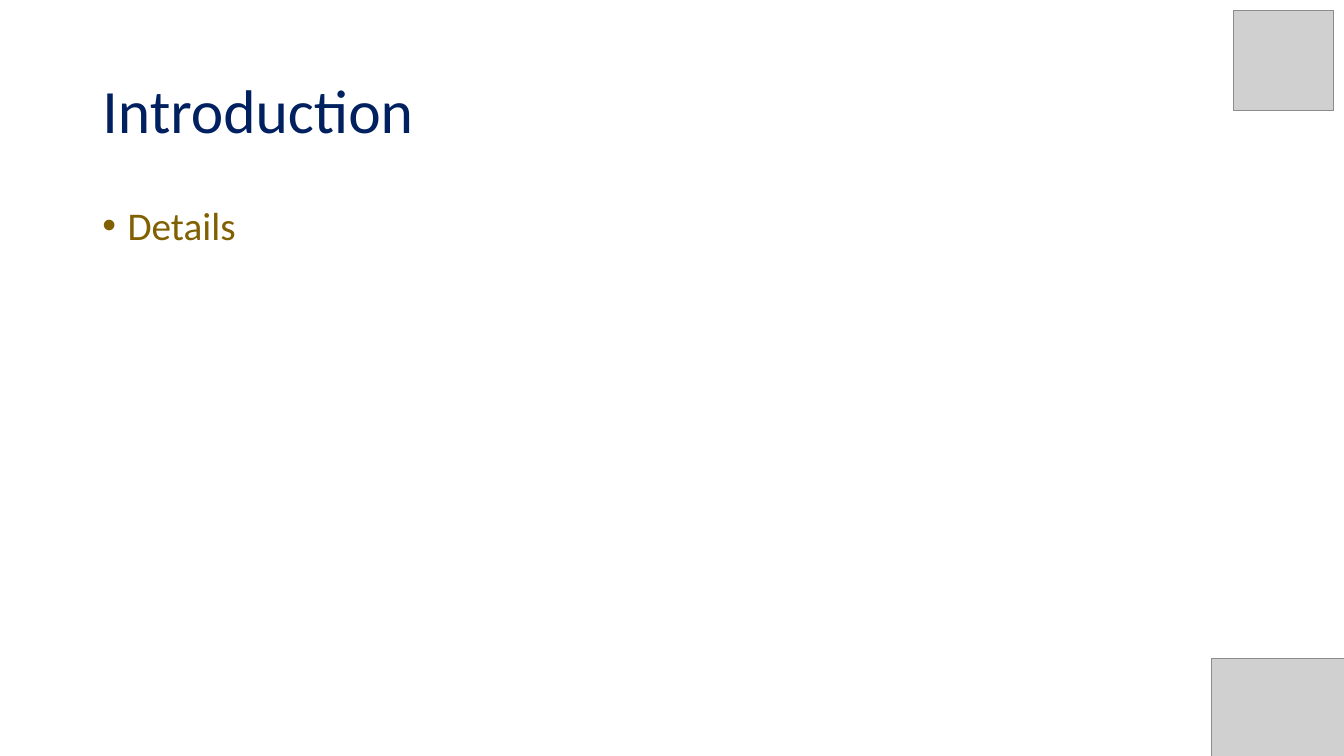
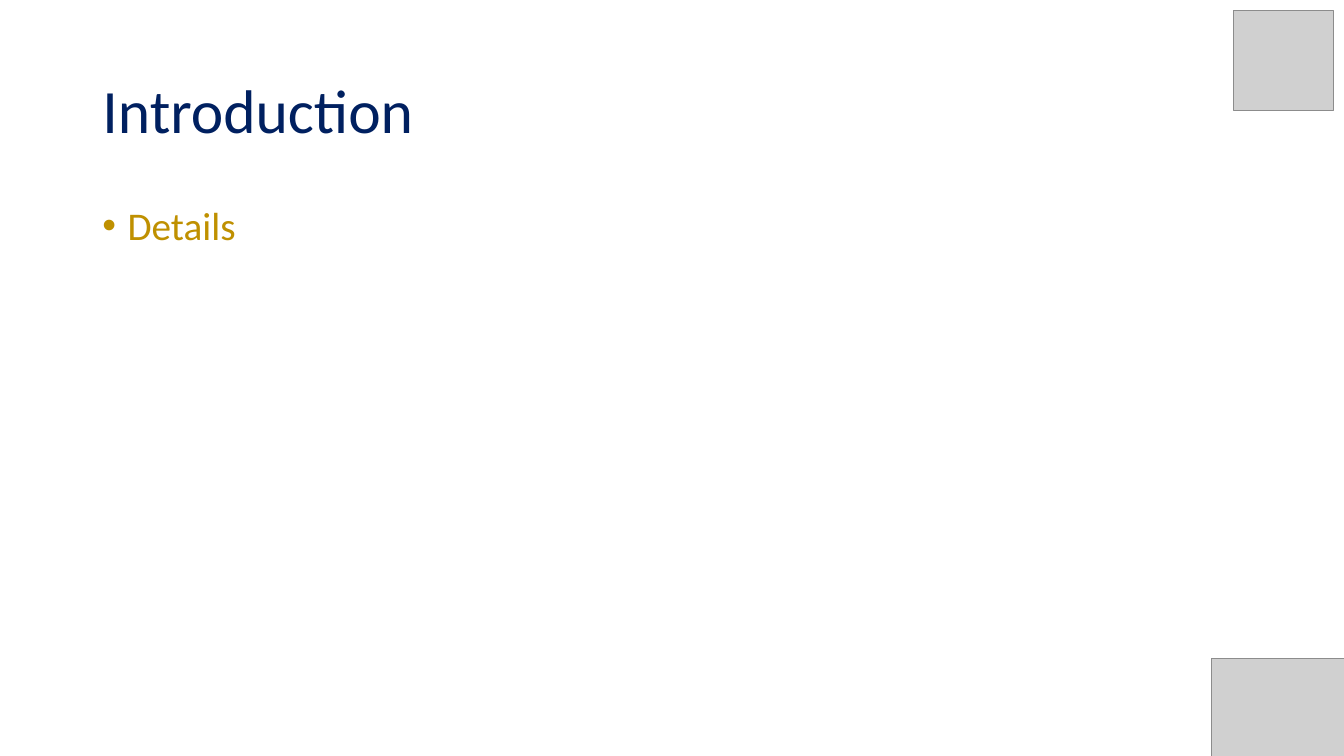
Before and after one commit to dpgohel/dpgohel.github.io, a slide deck: slide 2 of asp/unit-1/demo.pptx. Drawn at 1344x756 pixels with LibreOffice and Linux fonts; fonts in the diff are those of the drawing; grey boxes stand for pictures. Boxes give left, top, right and bottom in pixels: in the first picture for what was removed or moved away, otherwise in the second. Text is boxed around its words. In the diff, an @@ line names an element or a change of style, - is before the commit and + after.

```diff
--- a/asp/unit-1/demo.pptx
+++ b/asp/unit-1/demo.pptx
@@ text "Details" at <box>128,212,236,241</box>: text colour #806000 to #BF9000 @@
```
Also in this commit, not shown: 23 other files.
